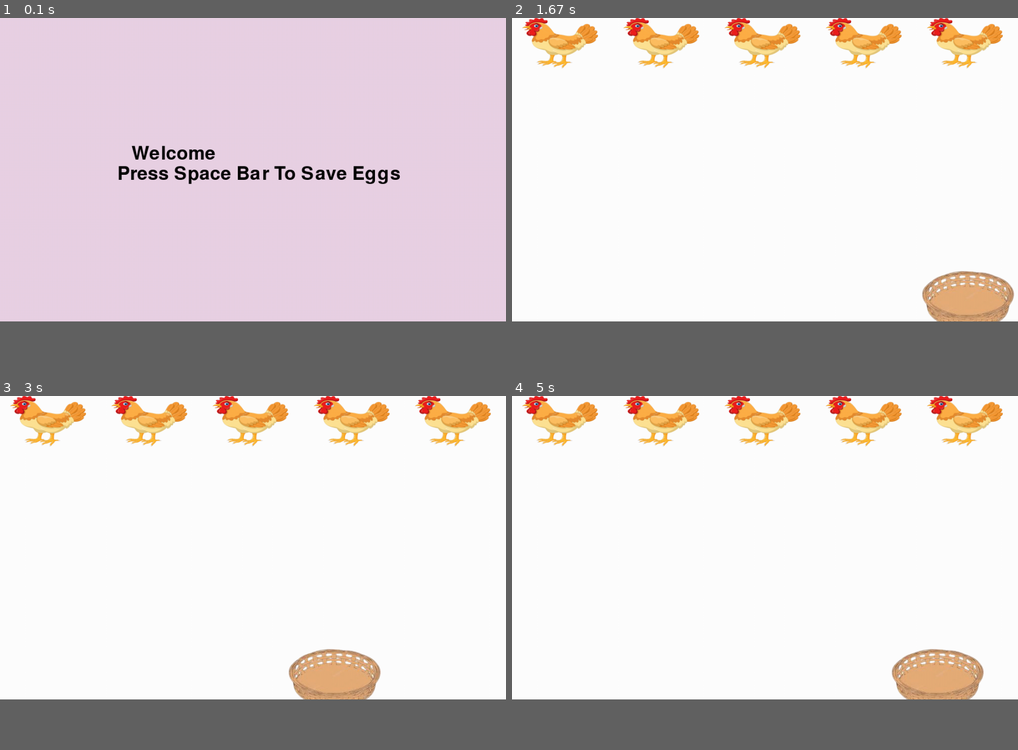
Above: before the commit, frames 1-4 (two rows, left to right).
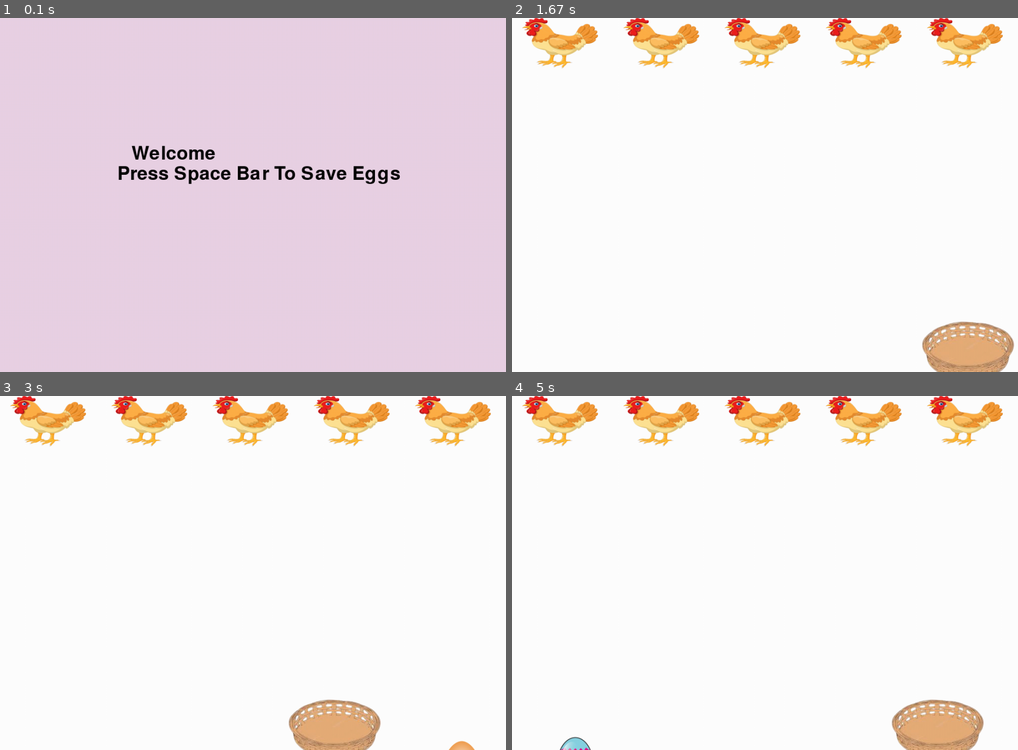
Above: after the commit, the same moments.

Repository: zazzuji/Python-games
Game: pygame game, started from egg_pygame/egg.py
Same seed, same stepped clock (60 frames per second), same inputs: the game is played once before the commit and once after it.
Inputs:
- Up to frame 1 (0.1 s): no input
- Up to frame 2 (1.67 s): tap Space at 0.33 s; hold Right 0.67-1.13 s; hold Right 1.17-1.63 s
- Up to frame 3 (3 s): hold Left 1.67-2.2 s; hold Left 2.23-2.63 s; hold Right from 2.67 s (still down)
- Up to frame 4 (5 s): release Right at 3.3 s; hold Left 3.33-3.8 s; hold Right 3.83-4.3 s; hold Right 4.33-4.8 s; hold Left from 4.83 s (still down)
The window is 900x540 before the commit and 900x630 after it. Grey fills any space a smaller window leaves; there, only what the larger window draws over its background counts as a difference.

The runs differ from the first frame. In frame 2, 4.2% of the frame differs, in the area x 81-100%, y 71-100%; in frame 3, 4.3%; in frame 4, 4.4%, in the area x 9-94%, y 71-100%.

Commit message:
Update egg.py

Diff:
--- a/egg_pygame/egg.py
+++ b/egg_pygame/egg.py
@@ -18,7 +18,7 @@
 
 # Creating window
 screen_width = 1000
-screen_height = 600
+screen_height = 700
 SCREEN = pygame.display.set_mode((screen_width, screen_height))
 
 #Background Image
